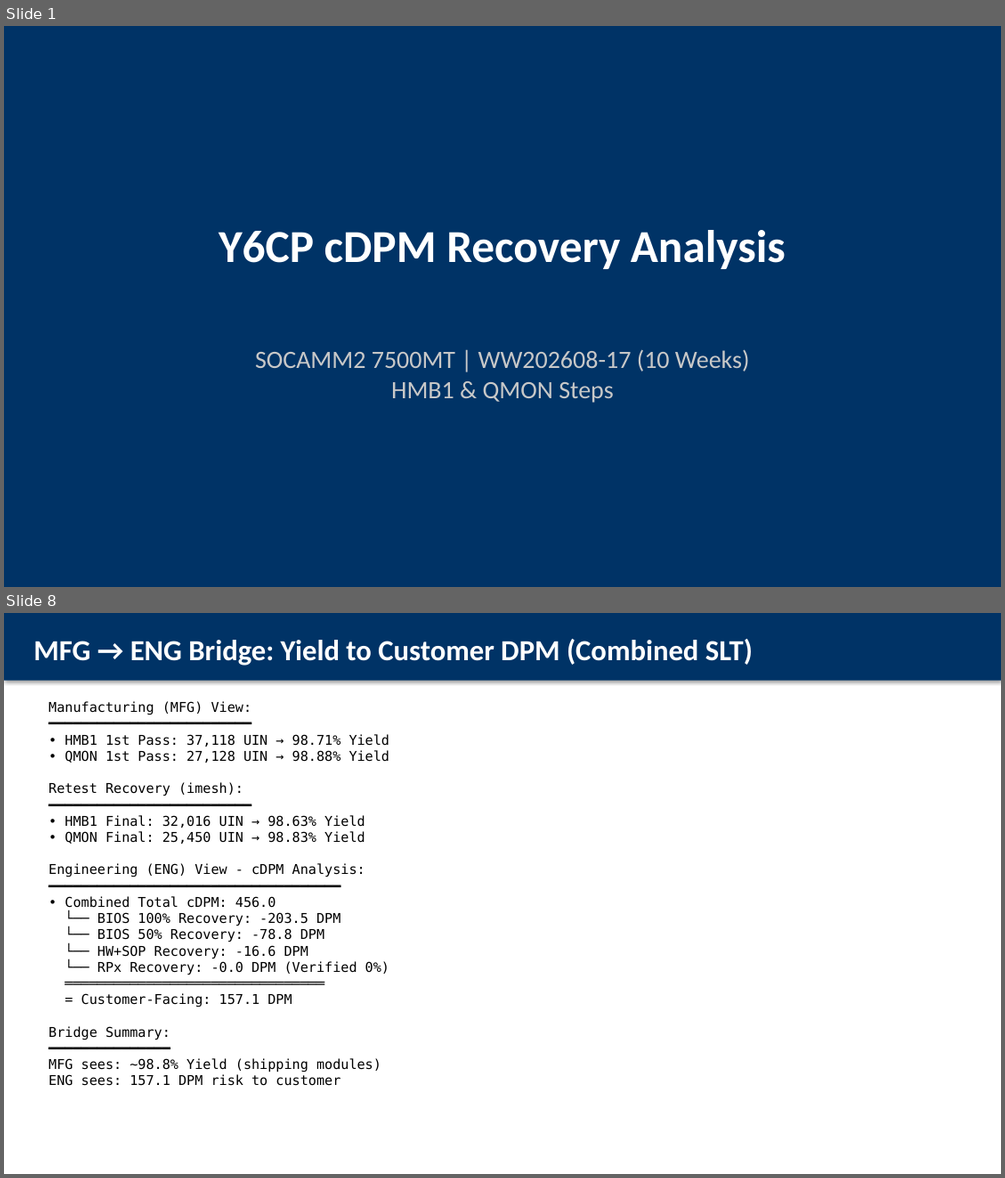
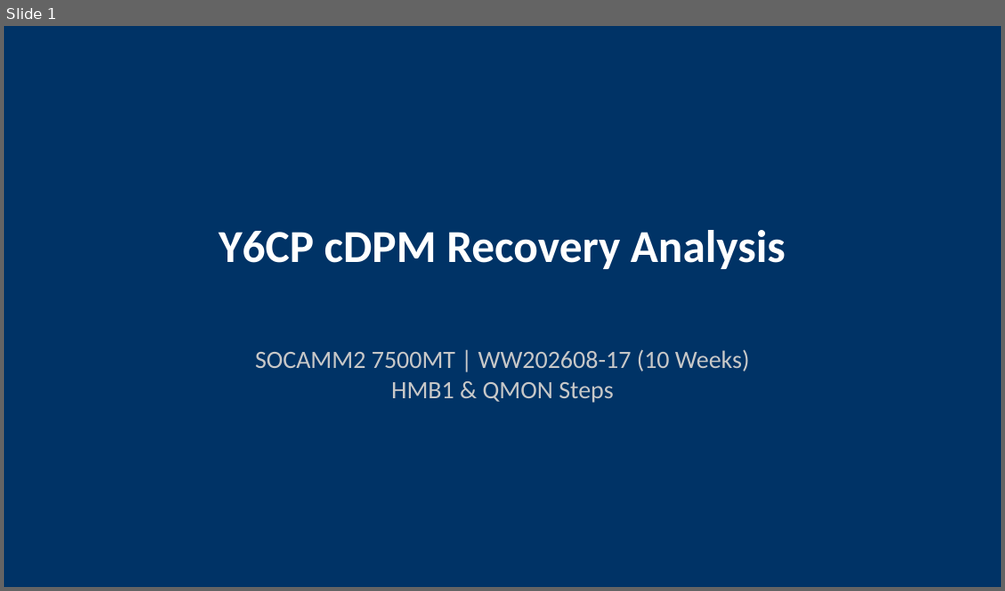
Before and after one commit to ASEGARAN/MODULE_YIELD_DASHBOARD, a slide deck: Y6CP_cDPM_Recovery_VP_Readout_SOCAMM2_7500MT.pptx. Shown one above the other, each under a label of ours: slides 1 and 8 before the commit, slide 1 after it; the slides between them are not shown. The pictures are 1005x1178 and 1005x591 pixels, drawn with LibreOffice and Linux fonts; fonts in the diff are those of the drawing. Boxes give left, top, right and bottom in pixels: in the first picture for what was removed or moved away, otherwise in the second. Text is boxed around its words. In the diff, an @@ line names an element or a change of style, - is before the commit and + after.

Commit message:
fix: Update VP readout with Kevin's DPM method and simplified MFG/ENG view
Changes:
- Use Kevin's DPM calculation: (Unique MSNs / Total FID UIN) × 1M
  - HMB1: 500 / 1,881,631 × 1M = 265.73 DPM
  - QMON: 292 / 1,527,576 × 1M = 191.15 DPM

- Replace confusing 1st pass vs final pass yield comparison with
  simple MFG vs ENG view table showing:
  - MFG View: Yield % (what manufacturing sees)
  - ENG View: cDPM (what engineering sees for customer risk)

- Key message: MFG sees 97.1% yield, ENG sees 456.9 cDPM total risk
  → After recovery: 157.9 cDPM customer-facing (65% recovery)

Slides:
1. Title
2. Executive Summary
3. MFG vs ENG View (simplified bridge)
4. DPM Calculation Methodology (Kevin's method)
5. Top FAILCRAWLERs by DPM
6. Recovery Type Assignments
7. Recovery Summary Table
8. DPM Waterfall Chart
9. Appendix: Data Sources

```diff
--- a/Y6CP_cDPM_Recovery_VP_Readout_SOCAMM2_7500MT.pptx
+++ b/Y6CP_cDPM_Recovery_VP_Readout_SOCAMM2_7500MT.pptx
@@ slide 8 removed at box(4, 613, 1001, 1174), background #FFFFFF @@
@@ rectangle removed at box(4, 613, 1001, 681) @@
@@ text removed at box(33, 639, 752, 666) @@
-MFG → ENG Bridge: Yield to Customer DPM (Combined SLT)
@@ text removed at box(48, 701, 390, 1086) @@
-Manufacturing (MFG) View:
-━━━━━━━━━━━━━━━━━━━━━━━━━
-• HMB1 1st Pass: 37,118 UIN → 98.71% Yield
-• QMON 1st Pass: 27,128 UIN → 98.88% Yield
-Retest Recovery (imesh):
-━━━━━━━━━━━━━━━━━━━━━━━━━
-• HMB1 Final: 32,016 UIN → 98.63% Yield
-• QMON Final: 25,450 UIN → 98.83% Yield
-Engineering (ENG) View - cDPM Analysis:
-━━━━━━━━━━━━━━━━━━━━━━━━━━━━━━━━━━━━
-• Combined Total cDPM: 456.0
-└── BIOS 100% Recovery: -203.5 DPM
-└── BIOS 50% Recovery: -78.8 DPM
-└── HW+SOP Recovery: -16.6 DPM
-└── RPx Recovery: -0.0 DPM (Verified 0%)
-════════════════════════════════
-= Customer-Facing: 157.1 DPM
-Bridge Summary:
-━━━━━━━━━━━━━━━
-MFG sees: ~98.8% Yield (shipping modules)
-ENG sees: 157.1 DPM risk to customer
```
Also in this commit, not shown: 7 slides changed, 1 slide added, 1 other slide removed.
